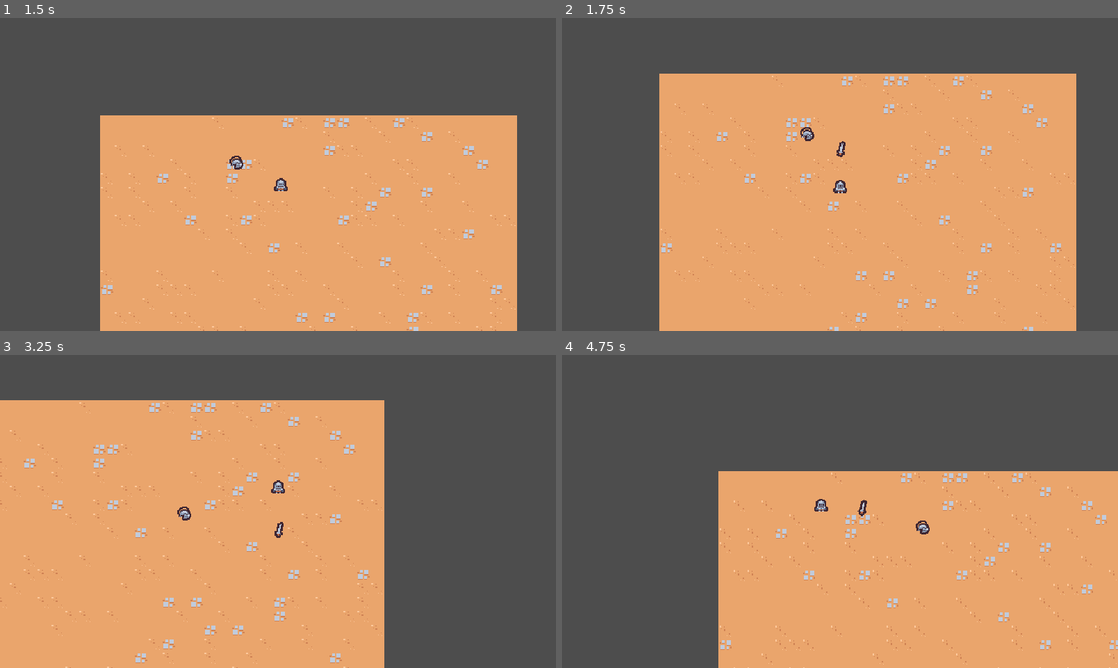
Above: before the commit, frames 1-4 (two rows, left to right).
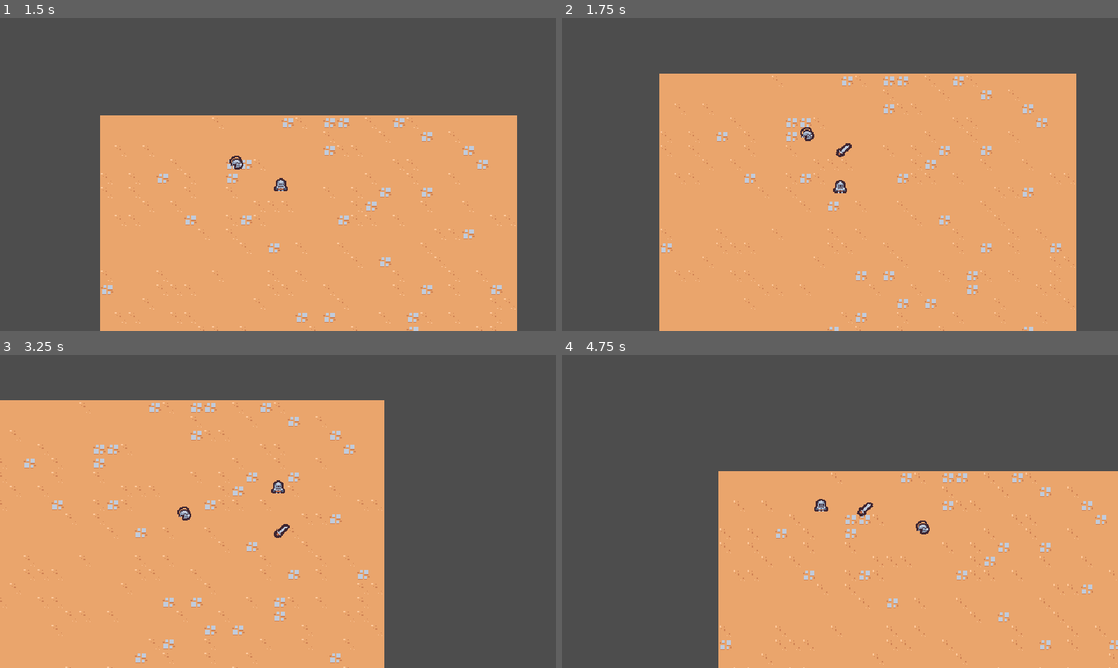
Above: after the commit, the same moments.

Repository: theWaffler/2DSurvivors
Game: Godot game, scene res://scenes/main/main.tscn
Same seed, same stepped clock (60 frames per second), same inputs: the game is played once before the commit and once after it.
Inputs:
- Up to frame 1 (1.5 s): hold D (move_right) 0.53-1.28 s; hold S (move_down) from 1.28 s (still down)
- Up to frame 2 (1.75 s): keep holding S (move_down)
- Up to frame 3 (3.25 s): release S (move_down) at 2.03 s; hold D (move_right) 2.03-2.78 s; hold W (move_up) from 2.78 s (still down)
- Up to frame 4 (4.75 s): release W (move_up) at 3.53 s; hold A (move_left) from 3.53 s (still down)

Frame 1 is identical in both runs. In frame 2, less than 0.1% of the frame differs, in the area x 49-53%, y 39-45%; in frame 3, less than 0.1%; in frame 4, less than 0.1%, in the area x 53-56%, y 46-52%.

Commit message:
sword animation again..

Diff:
--- a/scenes/ability/sword_ability/sword_ability.tscn
+++ b/scenes/ability/sword_ability/sword_ability.tscn
@@ -1,6 +1,47 @@
 [gd_scene load_steps=5 format=3 uid="uid://j7dwu032to0w"]
 
 [ext_resource type="Texture2D" uid="uid://bg2u201v7emxn" path="res://scenes/ability/sword_ability/sword.png" id="1_nd728"]
+
+[sub_resource type="Animation" id="Animation_p0eal"]
+length = 0.75
+tracks/0/type = "value"
+tracks/0/imported = false
+tracks/0/enabled = true
+tracks/0/path = NodePath("Sprite2D:rotation")
+tracks/0/interp = 2
+tracks/0/loop_wrap = true
+tracks/0/keys = {
+"times": PackedFloat32Array(0, 0.1, 0.5, 0.75),
+"transitions": PackedFloat32Array(1, 1, 1.8, 1),
+"update": 0,
+"values": [0.0, -0.174533, 3.14159, 0.0]
+}
+tracks/1/type = "value"
+tracks/1/imported = false
+tracks/1/enabled = true
+tracks/1/path = NodePath("Sprite2D:scale")
+tracks/1/interp = 2
+tracks/1/loop_wrap = true
+tracks/1/keys = {
+"times": PackedFloat32Array(0, 0.4, 0.75),
+"transitions": PackedFloat32Array(1, 2, 1),
+"update": 0,
+"values": [Vector2(0, 0), Vector2(2, 2), Vector2(0, 0)]
+}
+tracks/2/type = "method"
+tracks/2/imported = false
+tracks/2/enabled = true
+tracks/2/path = NodePath(".")
+tracks/2/interp = 1
+tracks/2/loop_wrap = true
+tracks/2/keys = {
+"times": PackedFloat32Array(0.75),
+"transitions": PackedFloat32Array(1),
+"values": [{
+"args": [],
+"method": &"queue_free"
+}]
+}
 
 [sub_resource type="Animation" id="Animation_8bf2t"]
 resource_name = "swing"
@@ -45,33 +86,6 @@
 }]
 }
 
-[sub_resource type="Animation" id="Animation_p0eal"]
-length = 0.001
-tracks/0/type = "value"
-tracks/0/imported = false
-tracks/0/enabled = true
-tracks/0/path = NodePath("Sprite2D:rotation")
-tracks/0/interp = 1
-tracks/0/loop_wrap = true
-tracks/0/keys = {
-"times": PackedFloat32Array(0),
-"transitions": PackedFloat32Array(1),
-"update": 0,
-"values": [0.0]
-}
-tracks/1/type = "value"
-tracks/1/imported = false
-tracks/1/enabled = true
-tracks/1/path = NodePath("Sprite2D:scale")
-tracks/1/interp = 1
-tracks/1/loop_wrap = true
-tracks/1/keys = {
-"times": PackedFloat32Array(0),
-"transitions": PackedFloat32Array(1),
-"update": 0,
-"values": [Vector2(1, 1)]
-}
-
 [sub_resource type="AnimationLibrary" id="AnimationLibrary_pwnp2"]
 _data = {
 "RESET": SubResource("Animation_p0eal"),
@@ -84,8 +98,9 @@
 libraries = {
 "": SubResource("AnimationLibrary_pwnp2")
 }
-autoplay = "swing"
+autoplay = "RESET"
 
 [node name="Sprite2D" type="Sprite2D" parent="."]
+scale = Vector2(1e-05, 1e-05)
 texture = ExtResource("1_nd728")
 offset = Vector2(0, -4)
